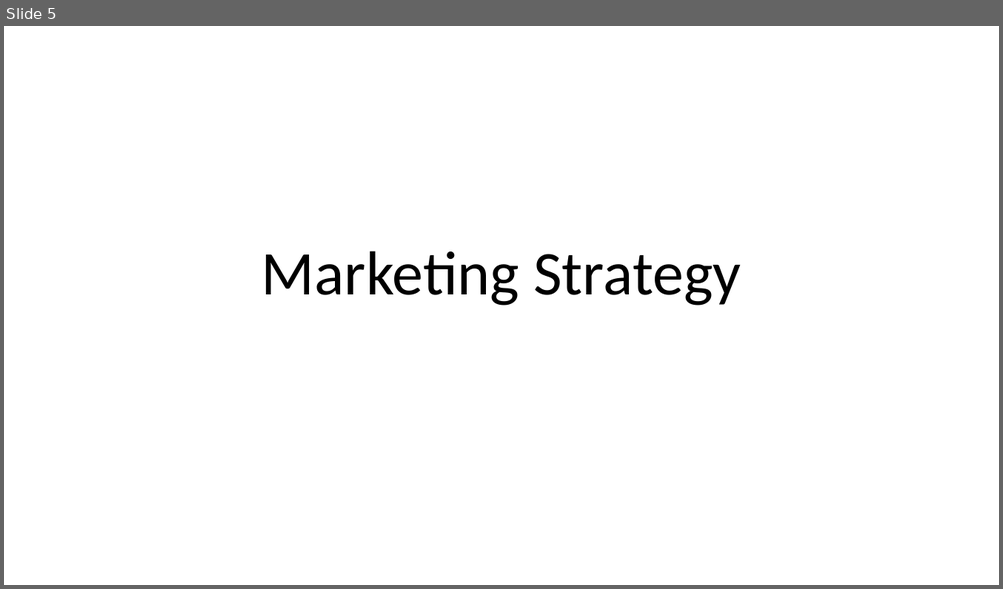
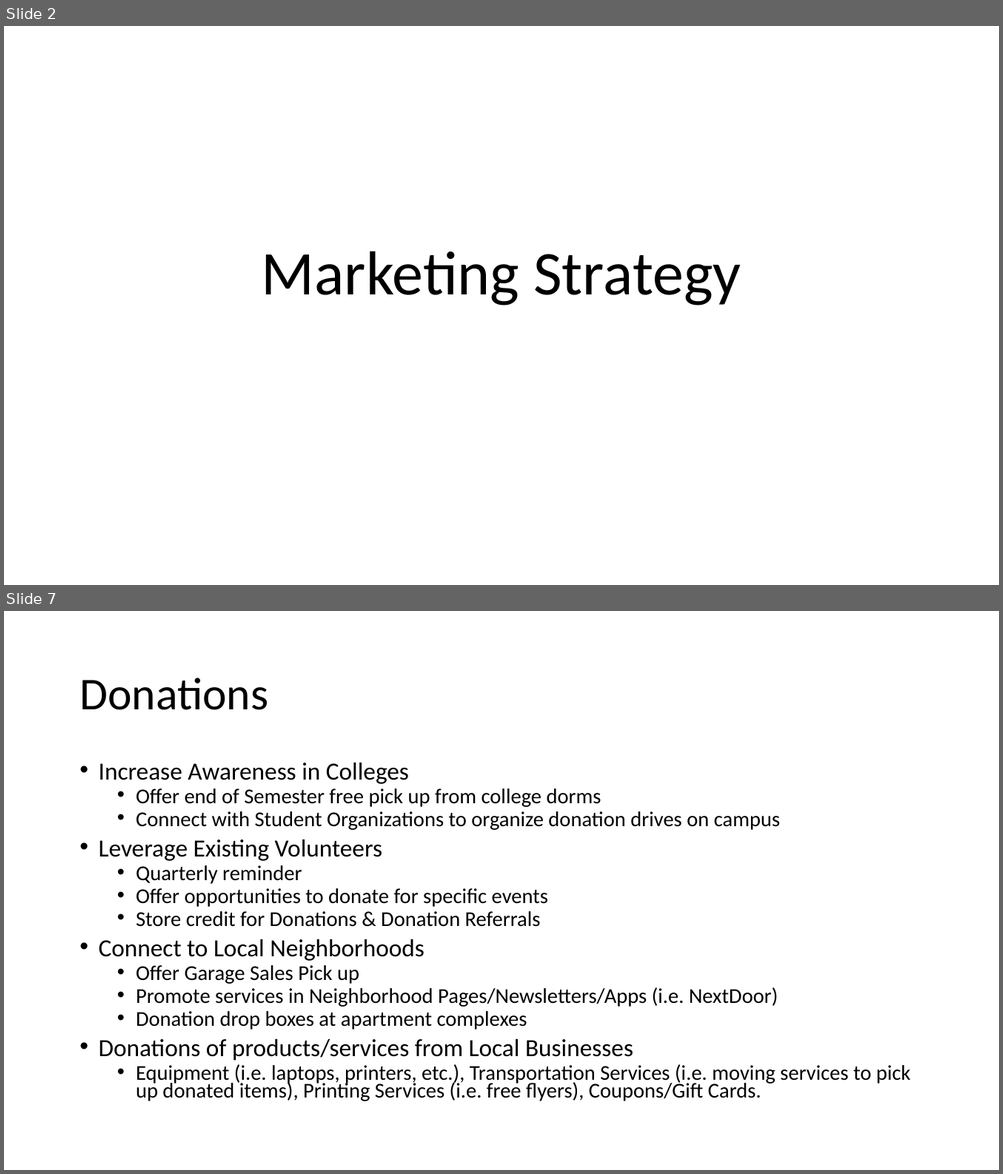
Before and after one commit to DellHelpAThon/RoundRockServingCenter_DigitalDreamers, a slide deck: RRASC Marketing Strategy Propossal.pptx. Shown one above the other, each under a label of ours: slide 5 before the commit, slides 2 and 7 after it; the slides between them are not shown. The pictures are 1003x589 and 1003x1174 pixels, drawn with LibreOffice and Linux fonts; fonts in the diff are those of the drawing. Boxes give left, top, right and bottom in pixels: in the first picture for what was removed or moved away, otherwise in the second. Text is boxed around its words. In the diff, an @@ line names an element or a change of style, - is before the commit and + after.

```diff
--- a/RRASC Marketing Strategy Propossal.pptx
+++ b/RRASC Marketing Strategy Propossal.pptx
@@ slide 7 added at (4, 611, 999, 1170), background #FFFFFF @@
@@ title added at (79, 678, 268, 710), 44 pt, text #000000 @@
+Donations
@@ text added at (99, 763, 910, 1102), 20.4 pt, text #000000 @@
+• Increase Awareness in Colleges
+  • Offer end of Semester free pick up from college dorms
+  • Connect with Student Organizations to organize donation drives on campus
+• Leverage Existing Volunteers
+  • Quarterly reminder
+  • Offer opportunities to donate for specific events
+  • Store credit for Donations & Donation Referrals
+• Connect to Local Neighborhoods
+  • Offer Garage Sales Pick up
+  • Promote services in Neighborhood Pages/Newsletters/Apps (i.e. NextDoor)
+  • Donation drop boxes at apartment complexes
+• Donations of products/services from Local Businesses
+  • Equipment (i.e. laptops, printers, etc.), Transportation Services (i.e. moving services to pick up donated items), Printing Services (i.e. free flyers), Coupons/Gift Cards.
@@ what was slide 5 is now slide 2 @@
```
Also in this commit, not shown: 7 slides changed, 5 other slides added, 2 slides removed.
